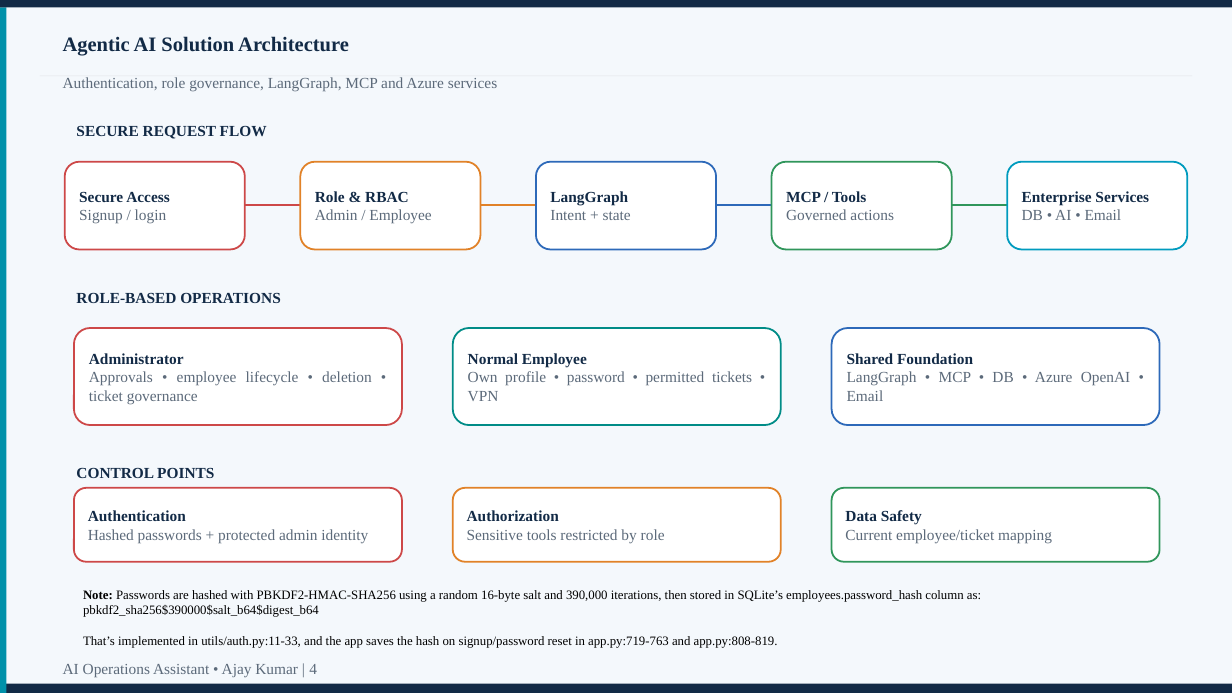
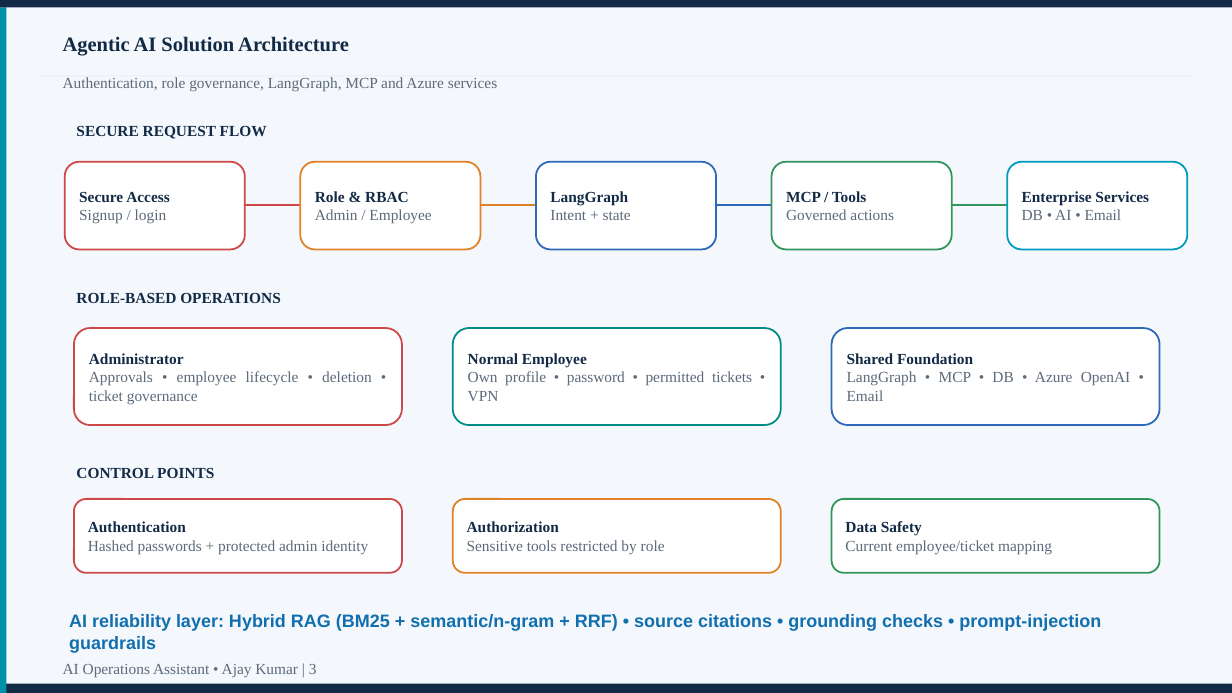
Before and after one commit to helloajay21-max/-it-support-assistant, a slide deck: slide 3 of AI_Operations_Assistant_Using_Agentic_AI_Ajay_Kumar_Presentation.pptx (slide 4 before the commit). Drawn at 1232x693 pixels with LibreOffice and Linux fonts; fonts in the diff are those of the drawing. Boxes give left, top, right and bottom in pixels: in the first picture for what was removed or moved away, otherwise in the second. Text is boxed around its words. In the diff, an @@ line names an element or a change of style, - is before the commit and + after.

```diff
--- a/AI_Operations_Assistant_Using_Agentic_AI_Ajay_Kumar_Presentation.pptx
+++ b/AI_Operations_Assistant_Using_Agentic_AI_Ajay_Kumar_Presentation.pptx
@@ 3 rounded rectangles: place and size @@
-3 rounded rectangles at (74, 488, 1160, 562)
+3 rounded rectangles at (74, 499, 1160, 573)
@@ text removed at (83, 590, 981, 648) @@
-Note: Passwords are hashed with PBKDF2-HMAC-SHA256 using a random 16-byte salt and 390,000 iterations, then stored in SQLite’s employees.password_hash column as:
-pbkdf2_sha256$390000$salt_b64$digest_b64
-That’s implemented in utils/auth.py:11-33, and the app saves the hash on signup/password reset in app.py:719-763 and app.py:808-819.
@@ text added at (69, 614, 1101, 653), 14 pt, text #126FAF, bold @@
+AI reliability layer: Hybrid RAG (BM25 + semantic/n-gram + RRF) • source citations • grounding checks • prompt-injection guardrails
@@ text at (63, 664, 317, 678): text changed @@
-AI Operations Assistant • Ajay Kumar | 4
+AI Operations Assistant • Ajay Kumar | 3
```
Also in this commit, not shown: 10 other slides changed, 1 slide removed, 1 other file.
